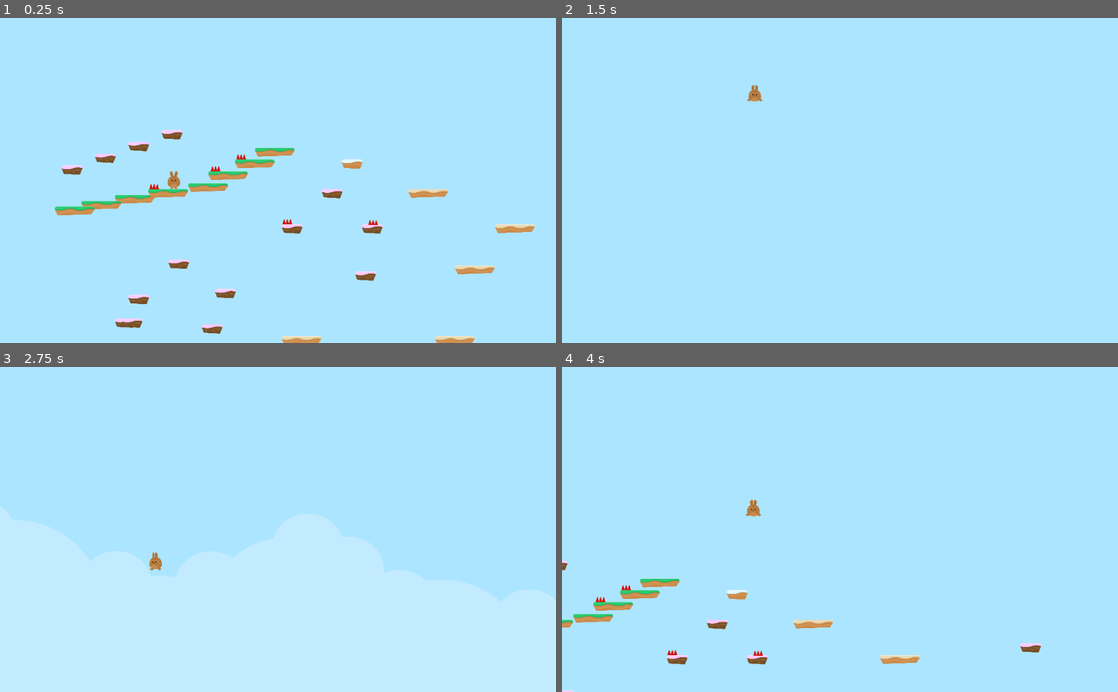
Above: before the commit, frames 1-4 (two rows, left to right).
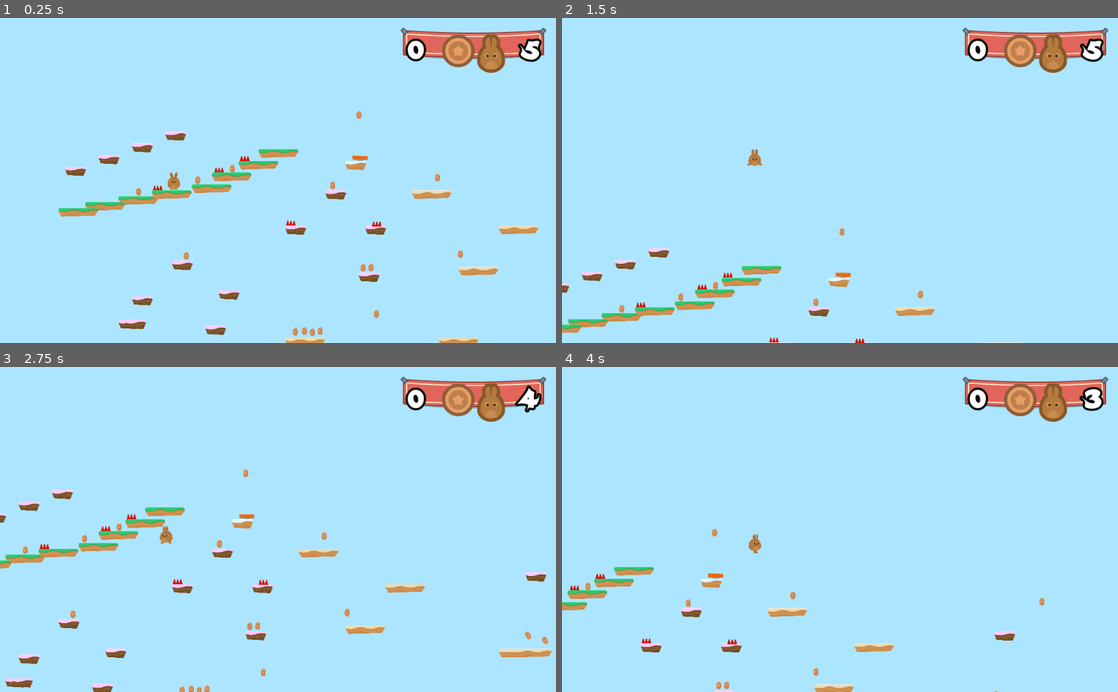
Above: after the commit, the same moments.

Repository: melvyniandrag/HoppyDays2Player
Game: Godot game, scene res://Levels/Level1.tscn
Two runs of this game, one before a commit and one after it. Both use one fixed random seed, a clock stepped at 60 frames per second and the inputs below.
Inputs:
- Up to frame 1 (0.25 s): no input
- Up to frame 2 (1.5 s): hold W (jump) 0.53-1.28 s; hold D (right) from 0.53 s (still down); tap W (jump) at 1.35 s
- Up to frame 3 (2.75 s): tap W (jump) at 1.52, 1.82 s; release D (right) at 2.03 s; hold A (left) from 2.03 s (still down); hold W (jump) from 2.03 s (still down)
- Up to frame 4 (4 s): release A (left) at 2.78 s; release W (jump) at 2.78 s; hold D (right) from 2.78 s (still down); tap W (jump) at 2.85, 3.02, 3.32 s; hold W (jump) from 3.53 s (still down)

The runs differ from the first frame. In frame 1, 5.9% of the frame differs, in the area x 9-99%, y 2-100%; in frame 2, 4.9%; in frame 3, 6.3%; in frame 4, 6.3%, in the area x 0-99%, y 2-100%.

Commit message:
added coins and a sound effect for the boost pad.

Diff:
--- /dev/null
+++ b/GUI/GUI.gd
@@ -0,0 +1,6 @@
+extends CanvasLayer
+
+
+func update_GUI(coin_count, lives_left):
+	$Control/TextureRect/HBoxContainer/CoinCount.text = str(coin_count)
+	$Control/TextureRect/HBoxContainer/LifeCount.text = str(lives_left)
--- /dev/null
+++ b/GUI/GUI.tscn
@@ -0,0 +1,74 @@
+[gd_scene load_steps=7 format=2]
+
+[ext_resource path="res://GUI/GUI.gd" type="Script" id=1]
+[ext_resource path="res://GFX/HUD/bannerHanging.png" type="Texture" id=2]
+[ext_resource path="res://Fonts/candles_.ttf" type="DynamicFontData" id=3]
+[ext_resource path="res://GFX/HUD/coin_bronze.png" type="Texture" id=4]
+[ext_resource path="res://GFX/HUD/lifes.png" type="Texture" id=5]
+
+[sub_resource type="DynamicFont" id=1]
+size = 48
+outline_size = 4
+outline_color = Color( 0, 0.027451, 0.00392157, 1 )
+use_filter = true
+font_data = ExtResource( 3 )
+
+[node name="GUI" type="CanvasLayer" groups=[
+"GUI",
+]]
+script = ExtResource( 1 )
+
+[node name="Control" type="Control" parent="." groups=[
+"GUI",
+]]
+anchor_right = 1.0
+anchor_bottom = 1.0
+
+[node name="TextureRect" type="TextureRect" parent="Control"]
+anchor_left = 1.0
+anchor_right = 1.0
+margin_left = -286.0
+margin_top = 18.0
+margin_bottom = 59.0
+texture = ExtResource( 2 )
+
+[node name="HBoxContainer" type="HBoxContainer" parent="Control/TextureRect"]
+anchor_right = 1.0
+anchor_bottom = 1.0
+margin_left = 12.0
+margin_top = 12.0
+margin_right = -30.0
+margin_bottom = -12.0
+alignment = 1
+
+[node name="CoinCount" type="Label" parent="Control/TextureRect/HBoxContainer"]
+margin_top = 4.0
+margin_right = 60.0
+margin_bottom = 66.0
+size_flags_horizontal = 3
+custom_fonts/font = SubResource( 1 )
+custom_colors/font_color = Color( 1, 1, 1, 1 )
+text = "0"
+
+[node name="CoinIcon" type="TextureRect" parent="Control/TextureRect/HBoxContainer"]
+margin_left = 64.0
+margin_right = 124.0
+margin_bottom = 71.0
+texture = ExtResource( 4 )
+
+[node name="LifeIcon" type="TextureRect" parent="Control/TextureRect/HBoxContainer"]
+margin_left = 128.0
+margin_right = 180.0
+margin_bottom = 71.0
+texture = ExtResource( 5 )
+
+[node name="LifeCount" type="Label" parent="Control/TextureRect/HBoxContainer"]
+margin_left = 184.0
+margin_top = 4.0
+margin_right = 244.0
+margin_bottom = 66.0
+size_flags_horizontal = 3
+custom_fonts/font = SubResource( 1 )
+custom_colors/font_color = Color( 1, 1, 1, 1 )
+text = "0"
+align = 2
--- a/Hazards/Hazards.gd
+++ b/Hazards/Hazards.gd
@@ -3,4 +3,9 @@
 
 func _on_SpikeTop_body_entered(body):
 	print("hello bunny")
-	body.hurt()
+	#body.hurt()
+	# this function only knows about body, but I need to be able
+	# to call the GameState:hurt() function as well as the Player:hurt() function.
+	# we could use a signal for this. Instead of a signal, we will use a group.
+	# a group is like a broadcaster on android or a dbus message on Linux.
+	get_tree().call_group("Gamestate", "hurt")
--- /dev/null
+++ b/Items/Coin.gd
@@ -0,0 +1,16 @@
+extends Node2D
+
+
+var taken = false
+
+func _on_Area2D_body_entered(body):
+	if not taken:
+		taken = true
+		print("coin got")
+		$AnimationPlayer.play("die")
+		$AudioStreamPlayer2D.play()
+		get_tree().call_group("Gamestate", "coin_up")
+
+
+func die():
+	queue_free()
--- /dev/null
+++ b/Items/Coin.tscn
@@ -0,0 +1,74 @@
+[gd_scene load_steps=10 format=2]
+
+[ext_resource path="res://Items/Coin.gd" type="Script" id=1]
+[ext_resource path="res://GFX/Items/bronze_1.png" type="Texture" id=2]
+[ext_resource path="res://GFX/Items/bronze_2.png" type="Texture" id=3]
+[ext_resource path="res://GFX/Items/bronze_3.png" type="Texture" id=4]
+[ext_resource path="res://GFX/Items/bronze_4.png" type="Texture" id=5]
+[ext_resource path="res://SFX/coin_SFX.wav" type="AudioStream" id=6]
+
+[sub_resource type="SpriteFrames" id=1]
+animations = [ {
+"frames": [ ExtResource( 2 ), ExtResource( 3 ), ExtResource( 4 ), ExtResource( 5 ), ExtResource( 4 ), ExtResource( 3 ) ],
+"loop": true,
+"name": "spin",
+"speed": 5.0
+} ]
+
+[sub_resource type="CircleShape2D" id=2]
+radius = 40.7962
+
+[sub_resource type="Animation" id=3]
+resource_name = "die"
+length = 0.5
+tracks/0/type = "value"
+tracks/0/path = NodePath(".:scale")
+tracks/0/interp = 1
+tracks/0/loop_wrap = true
+tracks/0/imported = false
+tracks/0/enabled = true
+tracks/0/keys = {
+"times": PoolRealArray( 0, 0.2, 0.5 ),
+"transitions": PoolRealArray( 1, 1, 1 ),
+"update": 0,
+"values": [ Vector2( 1, 1 ), Vector2( 1.5, 1.5 ), Vector2( 0.01, 0.01 ) ]
+}
+tracks/1/type = "method"
+tracks/1/path = NodePath(".")
+tracks/1/interp = 1
+tracks/1/loop_wrap = true
+tracks/1/imported = false
+tracks/1/enabled = true
+tracks/1/keys = {
+"times": PoolRealArray( 0.5 ),
+"transitions": PoolRealArray( 1 ),
+"values": [ {
+"args": [  ],
+"method": "die"
+} ]
+}
+
+[node name="Coin" type="Node2D"]
+script = ExtResource( 1 )
+
+[node name="AnimatedSprite" type="AnimatedSprite" parent="."]
+frames = SubResource( 1 )
+animation = "spin"
+frame = 1
+playing = true
+
+[node name="Area2D" type="Area2D" parent="."]
+collision_layer = 8
+
+[node name="CollisionShape2D" type="CollisionShape2D" parent="Area2D"]
+visible = false
+shape = SubResource( 2 )
+
+[node name="AudioStreamPlayer2D" type="AudioStreamPlayer2D" parent="."]
+stream = ExtResource( 6 )
+volume_db = -20.0
+attenuation = 1.07177
+
+[node name="AnimationPlayer" type="AnimationPlayer" parent="."]
+anims/die = SubResource( 3 )
+[connection signal="body_entered" from="Area2D" to="." method="_on_Area2D_body_entered"]
--- /dev/null
+++ b/Items/JumpPad.gd
@@ -0,0 +1 @@
+extends Area2D
--- /dev/null
+++ b/Items/JumpPad.tscn
@@ -0,0 +1,70 @@
+[gd_scene load_steps=9 format=2]
+
+[ext_resource path="res://GFX/Items/spring.png" type="Texture" id=1]
+[ext_resource path="res://GFX/Items/spring_in.png" type="Texture" id=2]
+[ext_resource path="res://GFX/Items/spring_out.png" type="Texture" id=3]
+[ext_resource path="res://SFX/jump1.ogg" type="AudioStream" id=4]
+
+[sub_resource type="GDScript" id=1]
+script/source = "extends Area2D
+
+
+
+func _on_JumpPad_body_entered(body):
+	$AnimationPlayer.play(\"boost\")
+	$AudioStreamPlayer.play()
+	body.boost()
+"
+
+[sub_resource type="SpriteFrames" id=2]
+animations = [ {
+"frames": [ ExtResource( 1 ), ExtResource( 2 ) ],
+"loop": true,
+"name": "default",
+"speed": 1.5
+}, {
+"frames": [ ExtResource( 2 ), ExtResource( 3 ) ],
+"loop": false,
+"name": "boost",
+"speed": 2.5
+} ]
+
+[sub_resource type="RectangleShape2D" id=3]
+extents = Vector2( 71.9535, 39.2739 )
+
+[sub_resource type="Animation" id=4]
+resource_name = "boost"
+length = 2.0
+tracks/0/type = "value"
+tracks/0/path = NodePath("AnimatedSprite:animation")
+tracks/0/interp = 1
+tracks/0/loop_wrap = true
+tracks/0/imported = false
+tracks/0/enabled = true
+tracks/0/keys = {
+"times": PoolRealArray( 0, 1.5, 2 ),
+"transitions": PoolRealArray( 1, 1, 1 ),
+"update": 1,
+"values": [ "boost", "boost", "default" ]
+}
+
+[node name="JumpPad" type="Area2D"]
+collision_layer = 8
+script = SubResource( 1 )
+
+[node name="AnimatedSprite" type="AnimatedSprite" parent="."]
+frames = SubResource( 2 )
+frame = 1
+playing = true
+
+[node name="CollisionShape2D" type="CollisionShape2D" parent="."]
+visible = false
+shape = SubResource( 3 )
+
+[node name="AnimationPlayer" type="AnimationPlayer" parent="."]
+anims/boost = SubResource( 4 )
+
+[node name="AudioStreamPlayer" type="AudioStreamPlayer" parent="."]
+stream = ExtResource( 4 )
+volume_db = -10.0
+[connection signal="body_entered" from="." to="." method="_on_JumpPad_body_entered"]
--- /dev/null
+++ b/Levels/GameState.gd
@@ -0,0 +1,31 @@
+extends Node2D
+
+var lives = 5
+var coins = 0
+var target_number_of_coins = 10
+
+func _ready():
+	add_to_group("Gamestate")
+	update_GUI()
+
+func hurt():
+	lives -= 1
+	$Player.hurt()
+	update_GUI()
+	print(lives)
+	if lives < 0:
+		end_game()
+
+func update_GUI():
+	get_tree().call_group("GUI", "update_GUI", coins, lives)
+
+func coin_up():
+	coins += 1
+	update_GUI()
+	var multiple_of_coins = ((coins % target_number_of_coins) == 0)
+	if multiple_of_coins:
+		lives += 1
+		update_GUI()
+
+func end_game():
+	get_tree().change_scene("res://Levels/GameOver.tscn")
--- a/Levels/Level1.tscn
+++ b/Levels/Level1.tscn
@@ -1,40 +1,157 @@
-[gd_scene load_steps=5 format=2]
+[gd_scene load_steps=9 format=2]
 
-[ext_resource path="res://Player/Player.tscn" type="PackedScene" id=1]
-[ext_resource path="res://Levels/TileSet.tres" type="TileSet" id=2]
-[ext_resource path="res://Hazards/SpikeTop.tscn" type="PackedScene" id=3]
-[ext_resource path="res://SFX/Chiptune_Adventures_1.ogg" type="AudioStream" id=4]
+[ext_resource path="res://Levels/GameState.gd" type="Script" id=1]
+[ext_resource path="res://Player/Player.tscn" type="PackedScene" id=2]
+[ext_resource path="res://Levels/TileSet.tres" type="TileSet" id=3]
+[ext_resource path="res://Hazards/SpikeTop.tscn" type="PackedScene" id=4]
+[ext_resource path="res://SFX/Chiptune_Adventures_1.ogg" type="AudioStream" id=5]
+[ext_resource path="res://Items/JumpPad.tscn" type="PackedScene" id=6]
+[ext_resource path="res://GUI/GUI.tscn" type="PackedScene" id=7]
+[ext_resource path="res://Items/Coin.tscn" type="PackedScene" id=8]
 
 [node name="Level1" type="Node2D"]
+script = ExtResource( 1 )
 
-[node name="Player" parent="." instance=ExtResource( 1 )]
-position = Vector2( 409.301, 119.536 )
-collision_mask = 6
+[node name="Player" parent="." instance=ExtResource( 2 )]
+position = Vector2( 374.924, 74.1096 )
 
 [node name="TileMap" type="TileMap" parent="."]
 position = Vector2( 100, 0 )
-tile_set = ExtResource( 2 )
+tile_set = ExtResource( 3 )
 collision_layer = 2
 format = 1
 tile_data = PoolIntArray( -458749, 1, 0, -262146, 1, 0, -262127, 2, 0, -131079, 1, 0, -131058, 2, 0, -131042, 7, 0, -12 …(7774 unchanged characters)…
 
 [node name="Hazards" type="Node" parent="."]
+editor/display_folded = true
 
-[node name="SpikeTop" parent="Hazards" instance=ExtResource( 3 )]
+[node name="SpikeTop" parent="Hazards" instance=ExtResource( 4 )]
 position = Vector2( 810.04, -26.7229 )
 
-[node name="SpikeTop2" parent="Hazards" instance=ExtResource( 3 )]
+[node name="SpikeTop2" parent="Hazards" instance=ExtResource( 4 )]
 position = Vector2( 1055.97, -155.244 )
 
-[node name="SpikeTop3" parent="Hazards" instance=ExtResource( 3 )]
+[node name="SpikeTop3" parent="Hazards" instance=ExtResource( 4 )]
 position = Vector2( 221.383, 166.851 )
 
-[node name="SpikeTop4" parent="Hazards" instance=ExtResource( 3 )]
+[node name="SpikeTop4" parent="Hazards" instance=ExtResource( 4 )]
 position = Vector2( 1498.66, 549.24 )
 
-[node name="SpikeTop5" parent="Hazards" instance=ExtResource( 3 )]
+[node name="SpikeTop5" parent="Hazards" instance=ExtResource( 4 )]
 position = Vector2( 2321.9, 558.092 )
 
 [node name="BGM" type="AudioStreamPlayer" parent="."]
-stream = ExtResource( 4 )
+stream = ExtResource( 5 )
+volume_db = -20.0
 autoplay = true
+
+[node name="JumpPads" type="Node" parent="."]
+
+[node name="JumpPad" parent="JumpPads" instance=ExtResource( 6 )]
+position = Vector2( 2161.24, -155.576 )
+
+[node name="GUI" parent="." instance=ExtResource( 7 )]
+
+[node name="Coins" type="Node" parent="."]
+editor/display_folded = true
+
+[node name="Coin" parent="Coins" instance=ExtResource( 8 )]
+position = Vector2( 36.1334, 208.734 )
+
+[node name="Coin2" parent="Coins" instance=ExtResource( 8 )]
+position = Vector2( 603.88, 83.1028 )
+
+[node name="Coin3" parent="Coins" instance=ExtResource( 8 )]
+position = Vector2( 936.248, -42.1614 )
+
+[node name="Coin4" parent="Coins" instance=ExtResource( 8 )]
+position = Vector2( 1898.93, 139.151 )
+
+[node name="Coin5" parent="Coins" instance=ExtResource( 8 )]
+position = Vector2( 493.76, 905.41 )
+
+[node name="Coin6" parent="Coins" instance=ExtResource( 8 )]
+position = Vector2( 2190.82, 1035.7 )
+
+[node name="Coin7" parent="Coins" instance=ExtResource( 8 )]
+position = Vector2( 2266.14, 1032.91 )
+
+[node name="Coin8" parent="Coins" instance=ExtResource( 8 )]
+position = Vector2( 1540.26, 1732.22 )
+
+[node name="Coin9" parent="Coins" instance=ExtResource( 8 )]
+position = Vector2( 1628.78, 1723.37 )
+
+[node name="Coin10" parent="Coins" instance=ExtResource( 8 )]
+position = Vector2( 1704.03, 1736.65 )
+
+[node name="Coin11" parent="Coins" instance=ExtResource( 8 )]
+position = Vector2( 1779.27, 1723.37 )
+
+[node name="Coin12" parent="Coins" instance=ExtResource( 8 )]
+position = Vector2( 2319.25, 1537.48 )
+
+[node name="Coin13" parent="Coins" instance=ExtResource( 8 )]
+position = Vector2( 3124.79, 886.847 )
+
+[node name="Coin14" parent="Coins" instance=ExtResource( 8 )]
+position = Vector2( 2903.49, 54.7487 )
+
+[node name="Coin15" parent="Coins" instance=ExtResource( 8 )]
+position = Vector2( 2151.06, -626.864 )
+
+[node name="Coin16" parent="Coins" instance=ExtResource( 8 )]
+position = Vector2( 5255.18, 1661.21 )
+
+[node name="Coin17" parent="Coins" instance=ExtResource( 8 )]
+position = Vector2( 5706.12, 1173.32 )
+
+[node name="Coin18" parent="Coins" instance=ExtResource( 8 )]
+position = Vector2( 6452.74, 670.64 )
+
+[node name="Coin19" parent="Coins" instance=ExtResource( 8 )]
+position = Vector2( 5292.15, 123.608 )
+
+[node name="Coin20" parent="Coins" instance=ExtResource( 8 )]
+position = Vector2( 6356.64, 1572.5 )
+
+[node name="Coin21" parent="Coins" instance=ExtResource( 8 )]
+position = Vector2( 6445.35, 1579.9 )
+
+[node name="Coin22" parent="Coins" instance=ExtResource( 8 )]
+position = Vector2( 6511.88, 1572.5 )
+
+[node name="Coin23" parent="Coins" instance=ExtResource( 8 )]
+position = Vector2( 7036.74, 1343.34 )
+
+[node name="Coin24" parent="Coins" instance=ExtResource( 8 )]
+position = Vector2( 7465.49, 1018.08 )
+rotation = 0.793633
+
+[node name="Coin25" parent="Coins" instance=ExtResource( 8 )]
+position = Vector2( 7724.22, 1387.7 )
+rotation = 0.793633
+
+[node name="Coin26" parent="Coins" instance=ExtResource( 8 )]
+position = Vector2( 7724.22, 1387.7 )
+rotation = 3.10365
+
+[node name="Coin27" parent="Coins" instance=ExtResource( 8 )]
+position = Vector2( 7798.14, 1372.91 )
+rotation = 3.10365
+
+[node name="Coin28" parent="Coins" instance=ExtResource( 8 )]
+position = Vector2( 7576.37, 1018.08 )
+rotation = 3.10365
+
+[node name="Coin29" parent="Coins" instance=ExtResource( 8 )]
+position = Vector2( 7066.3, 678.032 )
+rotation = 3.10365
+
+[node name="Coin30" parent="Coins" instance=ExtResource( 8 )]
+position = Vector2( 5026.02, 1188.1 )
+rotation = 2.70627
+
+[node name="Coin31" parent="Coins" instance=ExtResource( 8 )]
+position = Vector2( 4863.39, 1136.36 )
+rotation = 2.70627
--- a/Player/Player.gd
+++ b/Player/Player.gd
@@ -6,8 +6,10 @@
 const UP = Vector2(0,-1)
 const JUMP_SPEED = GRAVITY * -40
 const WORLD_LIMIT = 6000
+const BOOST_MULTIPLIER = 2
 
-var lives = 3
+#var lives = 3
+#export var boost_multiplier = 2 # or make it const
 
 signal animate
 
@@ -38,14 +40,13 @@
 func jump():
 	if Input.is_action_pressed("jump") && is_on_floor():
 		motion.y += JUMP_SPEED
-		$AudioStreamPlayer.stream = load("res://SFX/jump1.ogg")
-		$AudioStreamPlayer.play()
+		$JumpSFX.play()
 
 
 func apply_gravity():
 	if position.y >= WORLD_LIMIT:
-		end_game()
-	if is_on_floor():
+		get_tree().call_group("Gamestate", "end_game")
+	elif is_on_floor() and motion.y > 0:
 		motion.y = 0
 	elif is_on_ceiling():
 		motion.y = 1
@@ -54,15 +55,15 @@
 		motion.y += GRAVITY
 
 
-func end_game():
-	get_tree().change_scene("res://Levels/GameOver.tscn")
 
 func hurt():
 	position.y -= 1
 	yield(get_tree(), "idle_frame")
-	motion.y += JUMP_SPEED
-	lives -= 1
-	$AudioStreamPlayer.stream = load("res://SFX/pain.ogg")
-	$AudioStreamPlayer.play()
-	if lives < 0:
-		end_game()
+	motion.y = JUMP_SPEED
+	$PainSFX.play()
+
+func boost():
+	print("boosted!")
+	position.y -= 1
+	yield(get_tree(), "idle_frame")
+	motion.y = JUMP_SPEED * BOOST_MULTIPLIER
--- a/Player/Player.tscn
+++ b/Player/Player.tscn
@@ -7,6 +7,8 @@
 [ext_resource path="res://GFX/Background/bg_layer2.png" type="Texture" id=5]
 [ext_resource path="res://GFX/Background/bg_layer3.png" type="Texture" id=6]
 [ext_resource path="res://GFX/Background/bg_layer4.png" type="Texture" id=7]
+[ext_resource path="res://SFX/jump1.ogg" type="AudioStream" id=8]
+[ext_resource path="res://SFX/pain.ogg" type="AudioStream" id=9]
 
 [sub_resource type="CapsuleShape2D" id=1]
 radius = 62.0
@@ -14,6 +16,7 @@
 
 [node name="Player" type="KinematicBody2D"]
 position = Vector2( 692.686, 390.295 )
+collision_mask = 14
 script = ExtResource( 1 )
 __meta__ = {
 "_edit_group_": true
@@ -27,6 +30,7 @@
 script = ExtResource( 3 )
 
 [node name="Camera2D" type="Camera2D" parent="."]
+editor/display_folded = true
 position = Vector2( 1000, 0 )
 current = true
 zoom = Vector2( 5.21, 5.89 )
@@ -75,5 +79,11 @@
 margin_bottom = 40.0
 texture = ExtResource( 7 )
 
-[node name="AudioStreamPlayer" type="AudioStreamPlayer" parent="."]
+[node name="JumpSFX" type="AudioStreamPlayer" parent="."]
+stream = ExtResource( 8 )
+volume_db = -20.0
+
+[node name="PainSFX" type="AudioStreamPlayer" parent="."]
+stream = ExtResource( 9 )
+volume_db = -20.0
 [connection signal="animate" from="." to="AnimatedSprite" method="_on_Player_animate"]
--- a/project.godot
+++ b/project.godot
@@ -24,16 +24,21 @@
 left={
 "deadzone": 0.5,
 "events": [ Object(InputEventKey,"resource_local_to_scene":false,"resource_name":"","device":0,"alt":false,"shift":false,"control":false,"meta":false,"command":false,"pressed":false,"scancode":65,"unicode":0,"echo":false,"script":null)
+, Object(InputEventJoypadMotion,"resource_local_to_scene":false,"resource_name":"","device":0,"axis":0,"axis_value":-1.0,"script":null)
  ]
 }
 right={
 "deadzone": 0.5,
 "events": [ Object(InputEventKey,"resource_local_to_scene":false,"resource_name":"","device":0,"alt":false,"shift":false,"control":false,"meta":false,"command":false,"pressed":false,"scancode":68,"unicode":0,"echo":false,"script":null)
+, Object(InputEventJoypadMotion,"resource_local_to_scene":false,"resource_name":"","device":0,"axis":0,"axis_value":1.0,"script":null)
  ]
 }
 jump={
 "deadzone": 0.5,
 "events": [ Object(InputEventKey,"resource_local_to_scene":false,"resource_name":"","device":0,"alt":false,"shift":false,"control":false,"meta":false,"command":false,"pressed":false,"scancode":87,"unicode":0,"echo":false,"script":null)
+, Object(InputEventJoypadButton,"resource_local_to_scene":false,"resource_name":"","device":0,"button_index":1,"pressure":0.0,"pressed":false,"script":null)
+, Object(InputEventJoypadButton,"resource_local_to_scene":false,"resource_name":"","device":0,"button_index":2,"pressure":0.0,"pressed":false,"script":null)
+, Object(InputEventJoypadButton,"resource_local_to_scene":false,"resource_name":"","device":0,"button_index":3,"pressure":0.0,"pressed":false,"script":null)
  ]
 }
 
@@ -42,6 +47,7 @@
 2d_physics/layer_1="Player"
 2d_physics/layer_2="Terrain"
 2d_physics/layer_3="Hazards"
+2d_physics/layer_4="Items"
 
 [rendering]
 
Not shown: 1 places in Player/Player.tscn that only renumber resources
